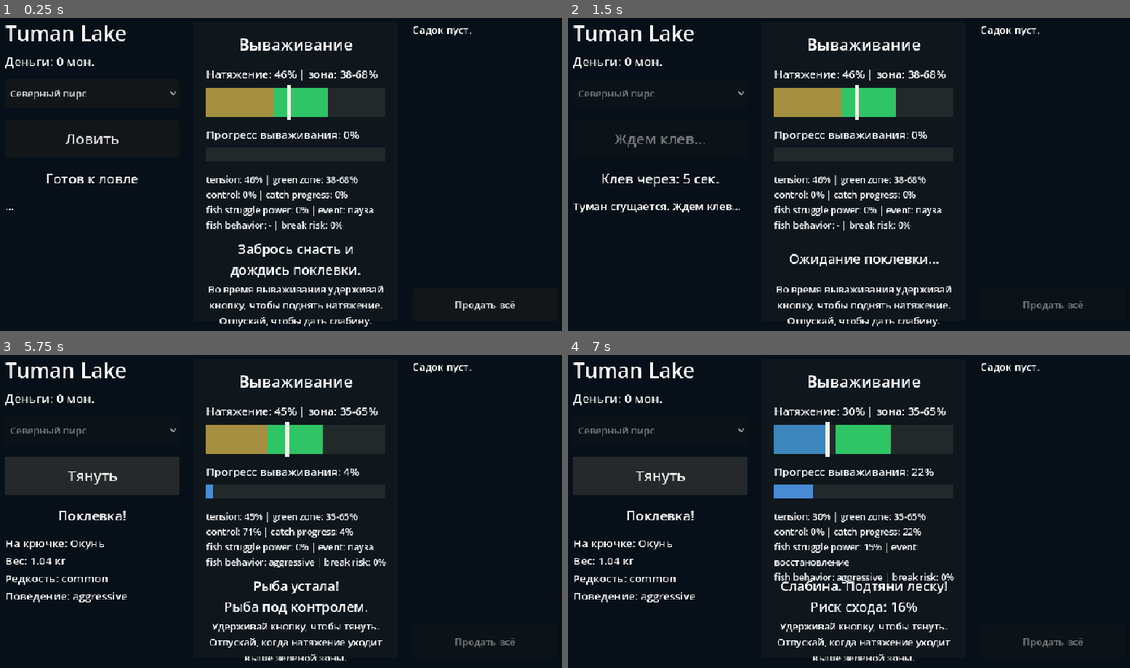
Above: before the commit, frames 1-4 (two rows, left to right).
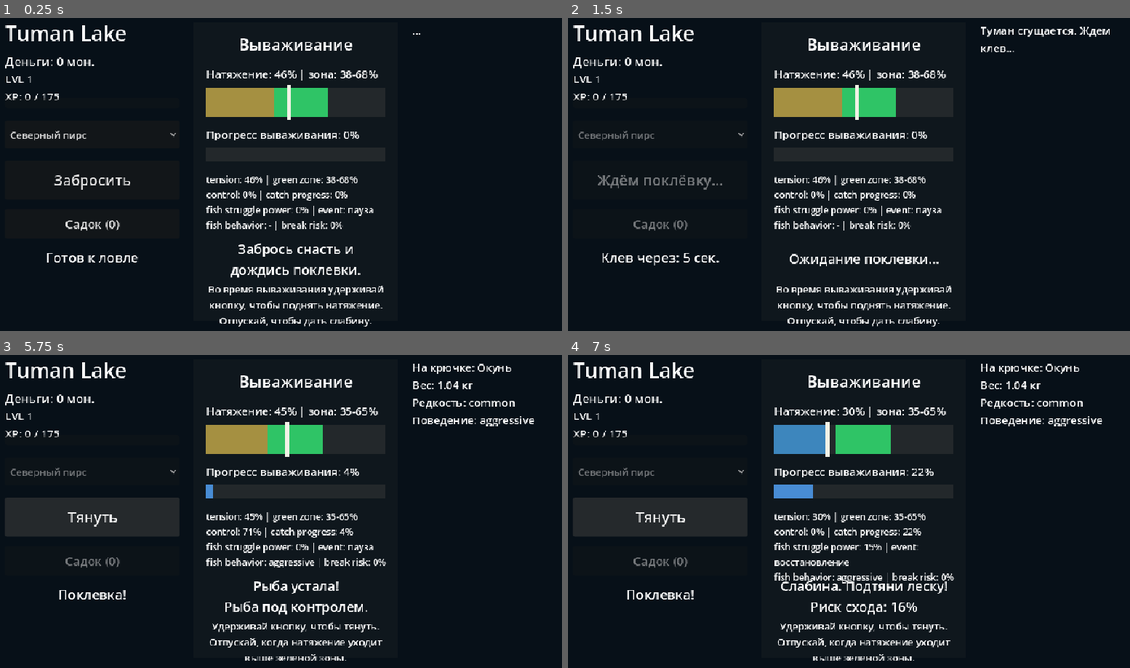
Above: after the commit, the same moments.

Repository: GaggerStudioIL/TumanLake
Game: Godot game, scene res://scenes/main/Main.tscn
Same seed, same stepped clock (60 frames per second), same inputs: the game is played once before the commit and once after it.
Inputs:
- Up to frame 1 (0.25 s): no input
- Up to frame 2 (1.5 s): click "Ловить" (after the commit: "Забросить") at 0.5 s; tap Enter at 1.25 s
- Up to frame 3 (5.75 s): tap Space at 2, 4.25 s; tap Enter at 3.5, 5 s
- Up to frame 4 (7 s): click "Тянуть" at 5.75 s; click "Тянуть" at 6.5 s

The runs differ from the first frame. In frame 1, 1.4% of the frame differs, in the area x 0-92%, y 2-94%; in frame 2, 2.2%; in frame 3, 9.6%, in the area x 0-96%, y 2-94%; in frame 4, 9.6%.

Commit message:
Describe what changed

Diff:
--- a/scenes/main/Main.tscn
+++ b/scenes/main/Main.tscn
@@ -36,6 +36,18 @@
 offset_bottom = 23.0
 text = "Silver: 0"
 
+[node name="LevelLabel" type="Label" parent="."]
+layout_mode = 0
+offset_right = 120.0
+offset_bottom = 44.0
+text = "LVL 1\nXP: 0 / 175"
+
+[node name="XPProgressBar" type="ProgressBar" parent="."]
+layout_mode = 0
+offset_right = 120.0
+offset_bottom = 16.0
+show_percentage = false
+
 [node name="SpotOptionButton" type="OptionButton" parent="." unique_id=134641568]
 layout_mode = 0
 offset_right = 32.0
@@ -47,29 +59,23 @@
 offset_bottom = 8.0
 text = "Ловить"
 
-[node name="TimerLabel" type="Label" parent="." unique_id=1124974755]
-layout_mode = 0
-offset_right = 40.0
-offset_bottom = 23.0
-text = "Готов к ловле"
-
-[node name="ResultLabel" type="Label" parent="." unique_id=1085324261]
-layout_mode = 0
-offset_right = 40.0
-offset_bottom = 23.0
-text = "..."
-
-[node name="InventoryLabel" type="Label" parent="." unique_id=839366067]
-layout_mode = 0
-offset_right = 40.0
-offset_bottom = 23.0
-text = "Инвентарь пуст"
-
-[node name="SellAllButton" type="Button" parent="." unique_id=1447370194]
+[node name="BasketButton" type="Button" parent="."]
 layout_mode = 0
 offset_right = 8.0
 offset_bottom = 8.0
-text = "Продать всё"
+text = "Садок"
+
+[node name="TimerLabel" type="Label" parent="." unique_id=1124974755]
+layout_mode = 0
+offset_right = 40.0
+offset_bottom = 23.0
+text = "Готов к ловле"
+
+[node name="ResultLabel" type="Label" parent="." unique_id=1085324261]
+layout_mode = 0
+offset_right = 40.0
+offset_bottom = 23.0
+text = "..."
 
 [node name="ReelingPanel" type="ColorRect" parent="."]
 layout_mode = 0
@@ -159,3 +165,39 @@
 text = "Hold the button to raise tension. Release to drop it."
 horizontal_alignment = 1
 autowrap_mode = 3
+
+[node name="BasketPanel" type="ColorRect" parent="."]
+visible = false
+z_index = 20
+layout_mode = 0
+offset_right = 520.0
+offset_bottom = 360.0
+color = Color(0.0352941, 0.0509804, 0.0627451, 0.98)
+
+[node name="BasketTitleLabel" type="Label" parent="BasketPanel"]
+layout_mode = 0
+offset_right = 480.0
+offset_bottom = 34.0
+theme_override_font_sizes/font_size = 26
+text = "Садок"
+horizontal_alignment = 1
+
+[node name="BasketContentsLabel" type="Label" parent="BasketPanel"]
+layout_mode = 0
+offset_right = 480.0
+offset_bottom = 220.0
+theme_override_font_sizes/font_size = 17
+text = "Садок пуст."
+autowrap_mode = 3
+
+[node name="BasketSellAllButton" type="Button" parent="BasketPanel"]
+layout_mode = 0
+offset_right = 220.0
+offset_bottom = 52.0
+text = "Продать всё"
+
+[node name="BasketCloseButton" type="Button" parent="BasketPanel"]
+layout_mode = 0
+offset_right = 220.0
+offset_bottom = 52.0
+text = "Закрыть"
--- a/scripts/data/FishDatabase.gd
+++ b/scripts/data/FishDatabase.gd
@@ -6,6 +6,7 @@
 		"name": "Плотва",
 		"rarity": "common",
 		"behavior": "calm",
+		"base_xp": 5,
 		"min_weight": 0.1,
 		"max_weight": 0.8,
 		"price_per_kg": 12,
@@ -17,6 +18,7 @@
 		"name": "Окунь",
 		"rarity": "common",
 		"behavior": "aggressive",
+		"base_xp": 10,
 		"min_weight": 0.2,
 		"max_weight": 1.2,
 		"price_per_kg": 16,
@@ -28,6 +30,7 @@
 		"name": "Карась",
 		"rarity": "common",
 		"behavior": "heavy",
+		"base_xp": 8,
 		"min_weight": 0.2,
 		"max_weight": 1.5,
 		"price_per_kg": 14,
@@ -39,6 +42,7 @@
 		"name": "Краснопёрка",
 		"rarity": "common",
 		"behavior": "calm",
+		"base_xp": 6,
 		"min_weight": 0.1,
 		"max_weight": 0.7,
 		"price_per_kg": 13,
@@ -50,6 +54,7 @@
 		"name": "Линь",
 		"rarity": "uncommon",
 		"behavior": "heavy",
+		"base_xp": 16,
 		"min_weight": 0.5,
 		"max_weight": 2.5,
 		"price_per_kg": 28,
@@ -61,6 +66,7 @@
 		"name": "Щука",
 		"rarity": "uncommon",
 		"behavior": "erratic",
+		"base_xp": 22,
 		"min_weight": 0.8,
 		"max_weight": 5.0,
 		"price_per_kg": 34,
@@ -72,6 +78,7 @@
 		"name": "Лещ",
 		"rarity": "uncommon",
 		"behavior": "heavy",
+		"base_xp": 18,
 		"min_weight": 0.7,
 		"max_weight": 4.0,
 		"price_per_kg": 30,
@@ -83,6 +90,7 @@
 		"name": "Сом",
 		"rarity": "rare",
 		"behavior": "heavy",
+		"base_xp": 45,
 		"min_weight": 3.0,
 		"max_weight": 18.0,
 		"price_per_kg": 55,
@@ -94,6 +102,7 @@
 		"name": "Угорь",
 		"rarity": "rare",
 		"behavior": "erratic",
+		"base_xp": 34,
 		"min_weight": 0.4,
 		"max_weight": 2.2,
 		"price_per_kg": 60,
@@ -105,6 +114,7 @@
 		"name": "Судак",
 		"rarity": "rare",
 		"behavior": "aggressive",
+		"base_xp": 38,
 		"min_weight": 1.0,
 		"max_weight": 6.0,
 		"price_per_kg": 50,
@@ -116,6 +126,7 @@
 		"name": "Туманный карп",
 		"rarity": "legendary",
 		"behavior": "erratic",
+		"base_xp": 95,
 		"min_weight": 4.0,
 		"max_weight": 20.0,
 		"price_per_kg": 120,
@@ -127,6 +138,7 @@
 		"name": "Лунный сом",
 		"rarity": "legendary",
 		"behavior": "heavy",
+		"base_xp": 120,
 		"min_weight": 8.0,
 		"max_weight": 30.0,
 		"price_per_kg": 150,
@@ -170,6 +182,7 @@
 		"name": fish["name"],
 		"rarity": fish["rarity"],
 		"behavior": fish.get("behavior", "calm"),
+		"base_xp": fish.get("base_xp", 5),
 		"weight": weight,
 		"price": price,
 		"description": fish["description"]
--- a/scripts/data/PlayerData.gd
+++ b/scripts/data/PlayerData.gd
@@ -2,7 +2,42 @@
 
 var money: int = 0
 var level: int = 1
-var xp: int = 0
+var current_xp: int = 0
+var xp_to_next_level: int = 175
 var current_spot: String = "north_pier"
 var unlocked_spots: Array = ["north_pier"]
 var upgrades: Array = []
+
+func get_xp_to_next_level(for_level: int) -> int:
+	return 100 + 50 * for_level + 25 * for_level * for_level
+
+func add_xp(amount: int) -> Dictionary:
+	var gained_xp: int = max(amount, 0)
+	var levels_gained: int = 0
+
+	current_xp += gained_xp
+
+	while current_xp >= xp_to_next_level:
+		current_xp -= xp_to_next_level
+		level += 1
+		levels_gained += 1
+		xp_to_next_level = get_xp_to_next_level(level)
+
+	return {
+		"gained_xp": gained_xp,
+		"levels_gained": levels_gained,
+		"leveled_up": levels_gained > 0,
+		"level": level,
+		"current_xp": current_xp,
+		"xp_to_next_level": xp_to_next_level
+	}
+
+func set_progression(saved_level: int, saved_xp: int) -> void:
+	level = max(saved_level, 1)
+	xp_to_next_level = get_xp_to_next_level(level)
+	current_xp = max(saved_xp, 0)
+
+	while current_xp >= xp_to_next_level:
+		current_xp -= xp_to_next_level
+		level += 1
+		xp_to_next_level = get_xp_to_next_level(level)
--- a/scripts/managers/FishingManager.gd
+++ b/scripts/managers/FishingManager.gd
@@ -374,7 +374,9 @@
 	_current_catch = {}
 
 	if added:
-		fish_caught.emit(catch_data)
+		var signal_data: Dictionary = catch_data.duplicate(true)
+		signal_data["xp_result"] = _award_catch_xp(catch_data)
+		fish_caught.emit(signal_data)
 	else:
 		fishing_failed.emit("Садок заполнен. Продай рыбу перед новой ловлей.")
 
@@ -387,6 +389,12 @@
 	_reel_input_active = false
 	_current_catch = {}
 	fishing_failed.emit(message)
+
+func _award_catch_xp(catch_data: Dictionary) -> Dictionary:
+	var base_xp: int = int(catch_data.get("base_xp", 5))
+	var weight_bonus: int = max(roundi(float(catch_data.get("weight", 0.0)) * 2.0), 0)
+	var total_xp: int = base_xp + weight_bonus
+	return PlayerData.add_xp(total_xp)
 
 func _get_rarity_factor(rarity: String) -> float:
 	match rarity:
--- a/scripts/managers/SaveManager.gd
+++ b/scripts/managers/SaveManager.gd
@@ -6,7 +6,9 @@
 	var save_data := {
 		"money": PlayerData.money,
 		"level": PlayerData.level,
-		"xp": PlayerData.xp,
+		"current_xp": PlayerData.current_xp,
+		"xp": PlayerData.current_xp,
+		"xp_to_next_level": PlayerData.xp_to_next_level,
 		"current_spot": PlayerData.current_spot,
 		"unlocked_spots": PlayerData.unlocked_spots,
 		"upgrades": PlayerData.upgrades,
@@ -51,8 +53,10 @@
 		return
 
 	PlayerData.money = int(save_data.get("money", 0))
-	PlayerData.level = int(save_data.get("level", 1))
-	PlayerData.xp = int(save_data.get("xp", 0))
+	PlayerData.set_progression(
+		int(save_data.get("level", 1)),
+		int(save_data.get("current_xp", save_data.get("xp", 0)))
+	)
 	PlayerData.current_spot = str(save_data.get("current_spot", "north_pier"))
 	PlayerData.unlocked_spots = save_data.get("unlocked_spots", ["north_pier"])
 	PlayerData.upgrades = save_data.get("upgrades", [])
--- a/scripts/ui/Main.gd
+++ b/scripts/ui/Main.gd
@@ -3,12 +3,13 @@
 @onready var background: ColorRect = $Background
 @onready var title_label: Label = $TitleLabel
 @onready var money_label: Label = $MoneyLabel
+@onready var level_label: Label = $LevelLabel
+@onready var xp_progress_bar: ProgressBar = $XPProgressBar
 @onready var spot_option_button: OptionButton = $SpotOptionButton
 @onready var fish_button: Button = $FishButton
+@onready var basket_button: Button = $BasketButton
 @onready var timer_label: Label = $TimerLabel
 @onready var result_label: Label = $ResultLabel
-@onready var inventory_label: Label = $InventoryLabel
-@onready var sell_all_button: Button = $SellAllButton
 @onready var reeling_panel: ColorRect = $ReelingPanel
 @onready var fight_title_label: Label = $ReelingPanel/FightTitleLabel
 @onready var tension_label: Label = $ReelingPanel/TensionLabel
@@ -22,6 +23,21 @@
 @onready var debug_label: Label = $ReelingPanel/DebugLabel
 @onready var fight_status_label: Label = $ReelingPanel/FightStatusLabel
 @onready var fight_hint_label: Label = $ReelingPanel/FightHintLabel
+@onready var basket_panel: ColorRect = $BasketPanel
+@onready var basket_title_label: Label = $BasketPanel/BasketTitleLabel
+@onready var basket_contents_label: Label = $BasketPanel/BasketContentsLabel
+@onready var basket_sell_all_button: Button = $BasketPanel/BasketSellAllButton
+@onready var basket_close_button: Button = $BasketPanel/BasketCloseButton
+
+enum FishingUiState {
+	IDLE,
+	WAITING,
+	FIGHTING,
+	CAUGHT,
+	FAILED
+}
+
+var _fishing_ui_state: int = FishingUiState.IDLE
 
 var _last_reeling_state := {
 	"tension": 0.46,
@@ -68,13 +84,15 @@
 	for node in [
 		title_label,
 		money_label,
+		level_label,
+		xp_progress_bar,
 		spot_option_button,
 		fish_button,
+		basket_button,
 		timer_label,
 		result_label,
-		inventory_label,
-		sell_all_button,
-		reeling_panel
+		reeling_panel,
+		basket_panel
 	]:
 		node.set_anchors_preset(Control.PRESET_TOP_LEFT)
 
@@ -86,7 +104,11 @@
 		progress_track,
 		debug_label,
 		fight_status_label,
-		fight_hint_label
+		fight_hint_label,
+		basket_title_label,
+		basket_contents_label,
+		basket_sell_all_button,
+		basket_close_button
 	]:
 		node.set_anchors_preset(Control.PRESET_TOP_LEFT)
 
@@ -103,20 +125,33 @@
 	money_label.size = Vector2(left_width, 28)
 	money_label.add_theme_font_size_override("font_size", 20)
 
-	spot_option_button.position = Vector2(margin, 118)
+	level_label.position = Vector2(margin, 104)
+	level_label.size = Vector2(left_width, 42)
+	level_label.add_theme_font_size_override("font_size", 18)
+
+	xp_progress_bar.position = Vector2(margin, 148)
+	xp_progress_bar.size = Vector2(left_width, 18)
+	xp_progress_bar.show_percentage = false
+
+	spot_option_button.position = Vector2(margin, 186)
 	spot_option_button.size = Vector2(left_width, 46)
 
-	fish_button.position = Vector2(margin, 184)
+	fish_button.position = Vector2(margin, 252)
 	fish_button.size = Vector2(left_width, 64)
 	fish_button.add_theme_font_size_override("font_size", 24)
 
-	timer_label.position = Vector2(margin, 266)
+	basket_button.text = "Садок"
+	basket_button.position = Vector2(margin, 332)
+	basket_button.size = Vector2(left_width, 48)
+	basket_button.add_theme_font_size_override("font_size", 20)
+
+	timer_label.position = Vector2(margin, 396)
 	timer_label.size = Vector2(left_width, 34)
 	timer_label.horizontal_alignment = HORIZONTAL_ALIGNMENT_CENTER
 	timer_label.add_theme_font_size_override("font_size", 22)
 
-	result_label.position = Vector2(margin, 314)
-	result_label.size = Vector2(left_width, max(content_height - 396.0, 72.0))
+	result_label.position = Vector2(right_x, margin)
+	result_label.size = Vector2(right_width, content_height)
 	result_label.autowrap_mode = TextServer.AUTOWRAP_WORD_SMART
 	result_label.add_theme_font_size_override("font_size", 18)
 
@@ -170,16 +205,35 @@
 	fight_hint_label.autowrap_mode = TextServer.AUTOWRAP_WORD_SMART
 	fight_hint_label.add_theme_font_size_override("font_size", 16)
 
-	inventory_label.position = Vector2(right_x, margin)
-	inventory_label.size = Vector2(right_width, content_height - 76)
-	inventory_label.autowrap_mode = TextServer.AUTOWRAP_WORD_SMART
-	inventory_label.add_theme_font_size_override("font_size", 17)
-
-	sell_all_button.text = "Продать всё"
-	sell_all_button.position = Vector2(right_x, screen_size.y - margin - 54)
-	sell_all_button.size = Vector2(right_width, 54)
+	var basket_width: float = min(screen_size.x - margin * 4.0, 640.0)
+	var basket_height: float = min(content_height - 20.0, 390.0)
+	var basket_x: float = (screen_size.x - basket_width) * 0.5
+	var basket_y: float = (screen_size.y - basket_height) * 0.5
+	var basket_padding := 20.0
+	var basket_inner_width: float = basket_width - basket_padding * 2.0
+
+	basket_panel.position = Vector2(basket_x, basket_y)
+	basket_panel.size = Vector2(basket_width, basket_height)
+	basket_panel.z_index = 20
+
+	basket_title_label.position = Vector2(basket_padding, 16)
+	basket_title_label.size = Vector2(basket_inner_width, 36)
+	basket_title_label.horizontal_alignment = HORIZONTAL_ALIGNMENT_CENTER
+	basket_title_label.add_theme_font_size_override("font_size", 26)
+
+	basket_contents_label.position = Vector2(basket_padding, 68)
+	basket_contents_label.size = Vector2(basket_inner_width, basket_height - 146)
+	basket_contents_label.autowrap_mode = TextServer.AUTOWRAP_WORD_SMART
+	basket_contents_label.add_theme_font_size_override("font_size", 17)
+
+	basket_sell_all_button.position = Vector2(basket_padding, basket_height - 62)
+	basket_sell_all_button.size = Vector2((basket_inner_width - 16.0) * 0.5, 46)
+
+	basket_close_button.position = Vector2(basket_padding + (basket_inner_width + 16.0) * 0.5, basket_height - 62)
+	basket_close_button.size = Vector2((basket_inner_width - 16.0) * 0.5, 46)
 
 	_update_reeling_ui(_last_reeling_state)
+	_update_basket_ui()
 
 func _setup_spots() -> void:
 	spot_option_button.clear()
@@ -202,7 +256,9 @@
 	fish_button.pressed.connect(_on_fish_button_pressed)
 	fish_button.button_down.connect(_on_reel_button_down)
 	fish_button.button_up.connect(_on_reel_button_up)
-	sell_all_button.pressed.connect(_on_sell_all_button_pressed)
+	basket_button.pressed.connect(_on_basket_button_pressed)
+	basket_sell_all_button.pressed.connect(_on_sell_all_button_pressed)
+	basket_close_button.pressed.connect(_on_basket_close_button_pressed)
 
 	FishingManager.fishing_started.connect(_on_fishing_started)
 	FishingManager.fishing_tick.connect(_on_fishing_tick)
@@ -213,18 +269,36 @@
 
 func _update_ui() -> void:
 	money_label.text = "Деньги: %d мон." % PlayerData.money
-	inventory_label.text = InventoryManager.get_inventory_text()
-
-	fish_button.disabled = FishingManager.is_fishing and not FishingManager.is_reeling
-	spot_option_button.disabled = FishingManager.is_fishing
-	sell_all_button.disabled = FishingManager.is_fishing
-
-	if FishingManager.is_reeling:
-		fish_button.text = "Тянуть"
-	elif FishingManager.is_fishing:
-		fish_button.text = "Ждем клев..."
-	else:
-		fish_button.text = "Ловить"
+	level_label.text = "LVL %d\nXP: %d / %d" % [
+		PlayerData.level,
+		PlayerData.current_xp,
+		PlayerData.xp_to_next_level
+	]
+	xp_progress_bar.max_value = max(PlayerData.xp_to_next_level, 1)
+	xp_progress_bar.value = clamp(PlayerData.current_xp, 0, PlayerData.xp_to_next_level)
+
+	var locked_for_result_or_fishing: bool = _fishing_ui_state != FishingUiState.IDLE
+	fish_button.disabled = _fishing_ui_state == FishingUiState.WAITING
+	spot_option_button.disabled = locked_for_result_or_fishing
+	basket_button.disabled = _fishing_ui_state == FishingUiState.WAITING or _fishing_ui_state == FishingUiState.FIGHTING
+
+	match _fishing_ui_state:
+		FishingUiState.WAITING:
+			fish_button.text = "Ждём поклёвку..."
+		FishingUiState.FIGHTING:
+			fish_button.text = "Тянуть"
+		FishingUiState.CAUGHT, FishingUiState.FAILED:
+			fish_button.text = "Вытянуть удочку"
+		_:
+			fish_button.text = "Забросить"
+
+	_update_basket_ui()
+
+func _update_basket_ui() -> void:
+	var fish_count: int = InventoryManager.inventory.size()
+	basket_button.text = "Садок (%d)" % fish_count
+	basket_contents_label.text = InventoryManager.get_inventory_text()
+	basket_sell_all_button.disabled = fish_count == 0 or _fishing_ui_state == FishingUiState.WAITING or _fishing_ui_state == FishingUiState.FIGHTING
 
 func _reset_reeling_ui() -> void:
 	_last_reeling_state = {
@@ -331,18 +405,23 @@
 	SaveManager.save_game()
 
 func _on_fish_button_pressed() -> void:
-	if FishingManager.is_fishing:
+	if _fishing_ui_state == FishingUiState.CAUGHT or _fishing_ui_state == FishingUiState.FAILED:
+		_return_to_idle_after_result()
+		return
+
+	if _fishing_ui_state != FishingUiState.IDLE:
 		return
 
 	var selected_index := spot_option_button.selected
 	PlayerData.current_spot = spot_option_button.get_item_metadata(selected_index)
 
+	_fishing_ui_state = FishingUiState.WAITING
 	result_label.text = "Туман сгущается. Ждем клев..."
 	FishingManager.start_fishing(PlayerData.current_spot)
 	_update_ui()
 
 func _on_reel_button_down() -> void:
-	if FishingManager.is_reeling:
+	if _fishing_ui_state == FishingUiState.FIGHTING and FishingManager.is_reeling:
 		FishingManager.set_reel_input(true)
 
 func _on_reel_button_up() -> void:
@@ -359,9 +438,23 @@
 	SaveManager.save_game()
 	_update_ui()
 
+func _on_basket_button_pressed() -> void:
+	basket_panel.visible = true
+	_update_basket_ui()
+
+func _on_basket_close_button_pressed() -> void:
+	basket_panel.visible = false
+
+func _return_to_idle_after_result() -> void:
+	_fishing_ui_state = FishingUiState.IDLE
+	timer_label.text = "Готов к забросу"
+	result_label.text = "Удочка вытянута. Можно забрасывать снова."
+	_reset_reeling_ui()
+	_update_ui()
+
 func _on_fishing_started(seconds: int) -> void:
+	_fishing_ui_state = FishingUiState.WAITING
 	_reset_reeling_ui()
-	fish_button.disabled = true
 	timer_label.text = "Клев через: %d сек." % seconds
 	fight_status_label.text = "Ожидание поклевки..."
 	_update_ui()
@@ -370,6 +463,7 @@
 	timer_label.text = "Клев через: %d сек." % seconds_left
 
 func _on_reeling_started(catch_data: Dictionary, state: Dictionary) -> void:
+	_fishing_ui_state = FishingUiState.FIGHTING
 	timer_label.text = "Поклевка!"
 	result_label.text = "На крючке: %s\nВес: %.2f кг\nРедкость: %s\nПоведение: %s" % [
 		catch_data["name"],
@@ -385,18 +479,28 @@
 	_update_reeling_ui(state)
 
 func _on_fish_caught(catch_data: Dictionary) -> void:
-	timer_label.text = ""
-	result_label.text = "Поймано: %s\nВес: %.2f кг\nЦена: %d мон." % [
+	_fishing_ui_state = FishingUiState.CAUGHT
+	timer_label.text = "Рыба поймана"
+
+	var xp_result: Dictionary = catch_data.get("xp_result", {})
+	var xp_text: String = "\nXP: +%d" % int(xp_result.get("gained_xp", 0))
+
+	if bool(xp_result.get("leveled_up", false)):
+		xp_text += "\nНовый уровень! LVL %d" % int(xp_result.get("level", PlayerData.level))
+
+	result_label.text = "Поймано: %s\nВес: %.2f кг\nЦена: %d мон.%s\nНажми “Вытянуть удочку”." % [
 		catch_data["name"],
 		catch_data["weight"],
-		catch_data["price"]
+		catch_data["price"],
+		xp_text
 	]
 	_reset_reeling_ui()
 	SaveManager.save_game()
 	_update_ui()
 
 func _on_fishing_failed(message: String) -> void:
-	timer_label.text = ""
-	result_label.text = message
+	_fishing_ui_state = FishingUiState.FAILED
+	timer_label.text = "Неудача"
+	result_label.text = "%s\nНажми “Вытянуть удочку”." % message
 	_reset_reeling_ui()
 	_update_ui()
